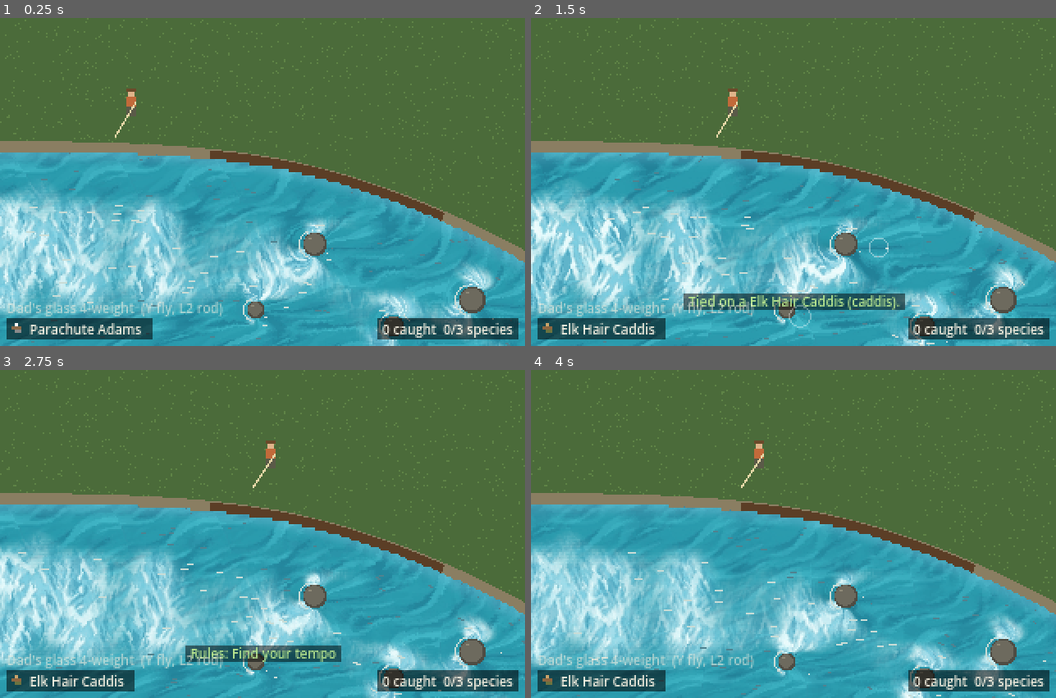
Above: before the commit, frames 1-4 (two rows, left to right).
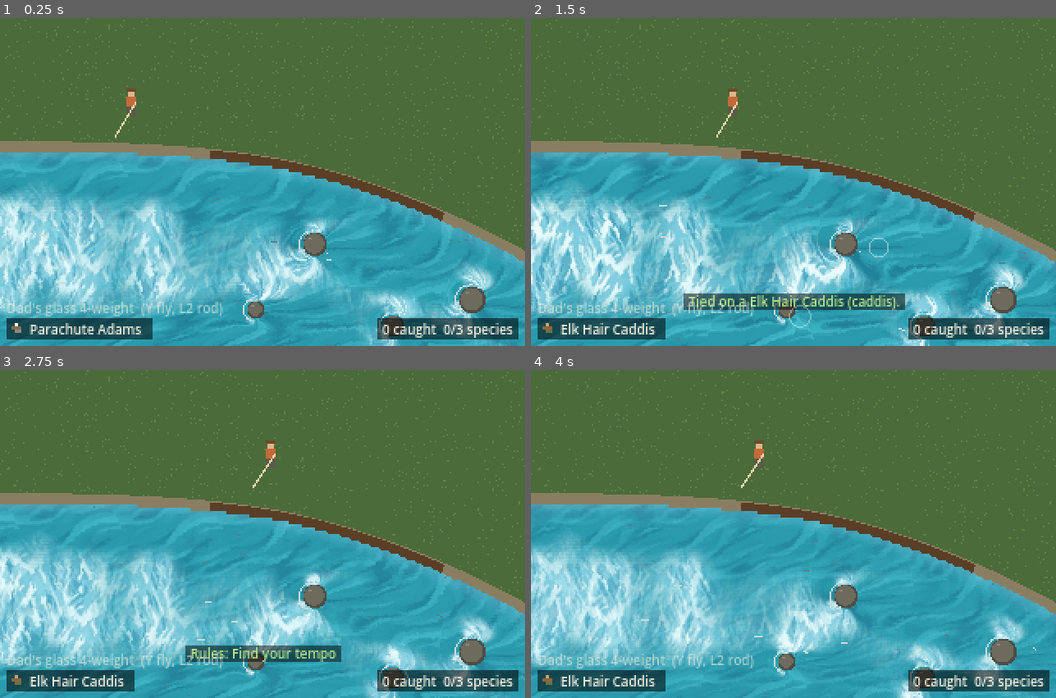
Above: after the commit, the same moments.

Repository: travernorm/Lodge
Game: Godot game, scene res://scenes/main.tscn
Same seed, same stepped clock (60 frames per second), same inputs: the game is played once before the commit and once after it.
Inputs (mouse positions are in pixels of both pictures, inside the frame that each line leads up to):
- Up to frame 1 (0.25 s): no input
- Up to frame 2 (1.5 s): tap Enter at 0.5 s; move the mouse to (909, 165) at 0.52 s; hold D (move_right) 0.53-1.25 s; tap F (change_fly) at 0.6 s; click (909, 165) at 0.67 s; drag from (688, 198) to (767, 247) at 1.27 s
- Up to frame 3 (2.75 s): move the mouse to (315, 461) at 2.02 s; hold D (move_right) from 2.03 s (still down); tap Tab (cycle_rules) at 2.1 s
- Up to frame 4 (4 s): release D (move_right) at 2.75 s; drag from (767, 599) to (636, 484) at 2.77 s; move the mouse to (951, 583) at 3.52 s; hold A (move_left) from 3.53 s (still down); tap M (mend) at 3.6 s

The runs differ from the first frame. In frame 1, 0.3% of the frame differs, in the area x 5-100%, y 41-100%; in frame 2, 0.4%; in frame 3, 0.4%; in frame 4, 0.5%, in the area x 8-100%, y 41-100%.

Commit message:
Cut the drifting current streaks by 75% (90 to 22)
The water textures now show the movement, so the streaks are accents.

Co-Authored-By: Claude Opus 5.5 <noreply@anthropic.com>
Claude-Session: https://claude.ai/code/session_011A7L2oFTtNQKDdpxLjXJv4

Diff:
--- a/scripts/stream_scene.gd
+++ b/scripts/stream_scene.gd
@@ -42,7 +42,9 @@
 
 ## Water faster than this fraction of RiverField.WATER_SPEED shows white foam streaks.
 const FOAM_SPEED := 36.0 / 55.0
-const STREAK_COUNT := 90
+## How many little current streaks drift on screen. 22 (down from 90, Traver 2026-11-03):
+## the water textures now show the movement, so the streaks are just accents.
+const STREAK_COUNT := 22
 const STREAK_LIFE := Vector2(3.0, 8.0)
 
 ## Walking speed (px/s, 8 px = 1 m). 60 = 7.5 m/s, raised 1.5x from 40 so the bank feels less sluggish.
